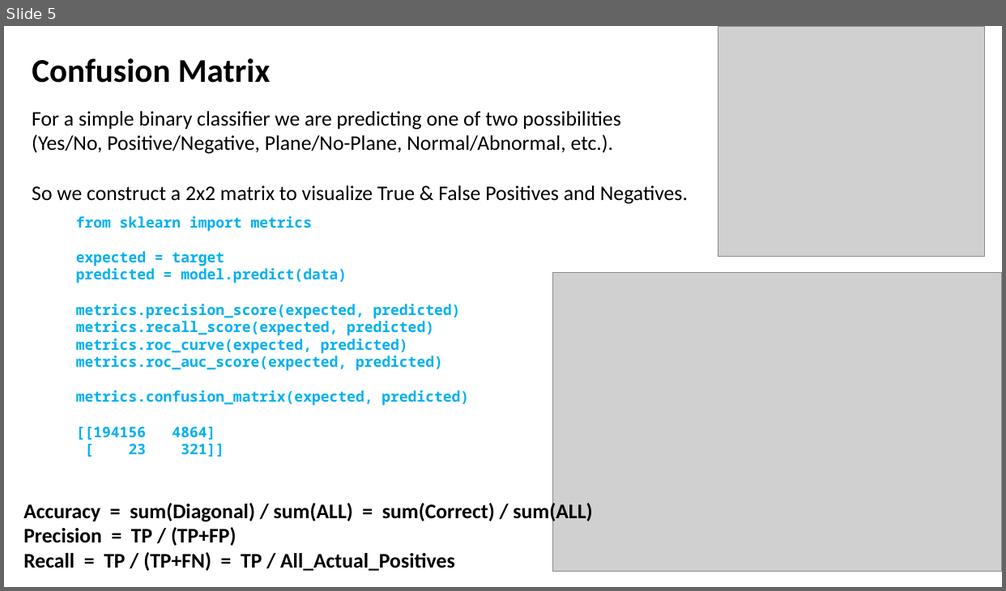
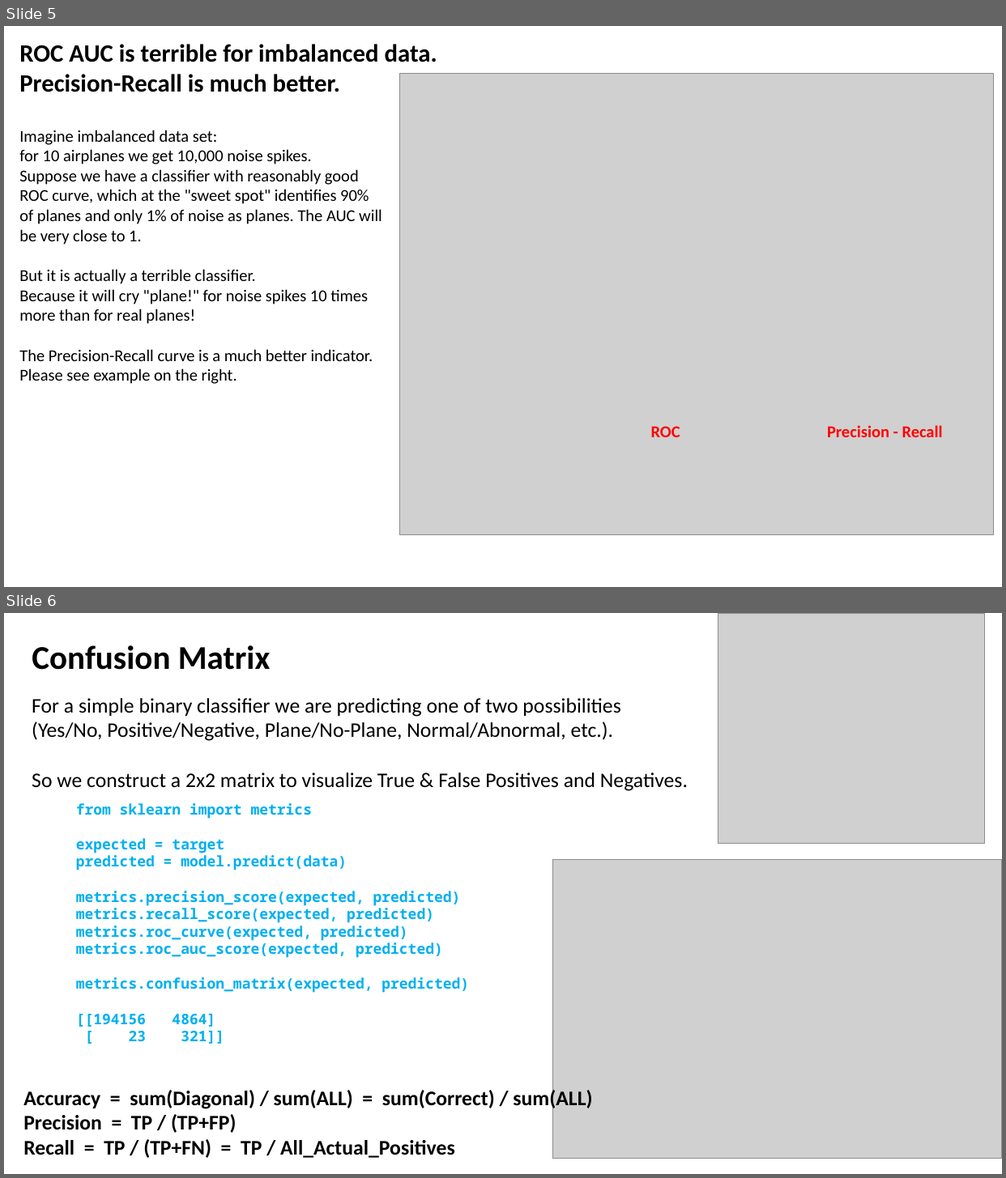
Before and after one commit to lselector/ml_ai_doc, a slide deck: ML_Precision_Recall_ROC_Confusion.pptx. Shown one above the other, each under a label of ours: slide 5 before the commit, slides 5 and 6 after it. The pictures are 1006x591 and 1006x1178 pixels, drawn with LibreOffice and Linux fonts; fonts in the diff are those of the drawing; grey boxes stand for pictures. Boxes give left, top, right and bottom in pixels: in the first picture for what was removed or moved away, otherwise in the second. Text is boxed around its words. In the diff, an @@ line names an element or a change of style, - is before the commit and + after.

```diff
--- a/ML_Precision_Recall_ROC_Confusion.pptx
+++ b/ML_Precision_Recall_ROC_Confusion.pptx
@@ slide 5 added at [4,26,1002,587], background #FFFFFF @@
@@ text added at [19,44,437,92], 24 pt, text #000000, bold @@
+ROC AUC is terrible for imbalanced data.
+Precision-Recall is much better.
@@ picture added at [400,73,994,535] @@
@@ text added at [19,130,382,384], 16 pt, text #000000 @@
+Imagine imbalanced data set:
+for 10 airplanes we get 10,000 noise spikes.
+Suppose we have a classifier with reasonably good ROC curve, which at the "sweet spot" identifies 90% of planes and only 1% of noise as planes. The AUC will be very close to 1.
+But it is actually a terrible classifier.
+Because it will cry "plane!" for noise spikes 10 times more than for real planes!
+The Precision-Recall curve is a much better indicator. Please see example on the right.
@@ text added at [651,426,680,437], 16 pt, text #FF0000, bold @@
+ROC
@@ text added at [827,425,943,437], 16 pt, text #FF0000, bold @@
+Precision - Recall
@@ what was slide 5 is now slide 6 @@
```
Also in this commit, not shown: 1 other slide added.
